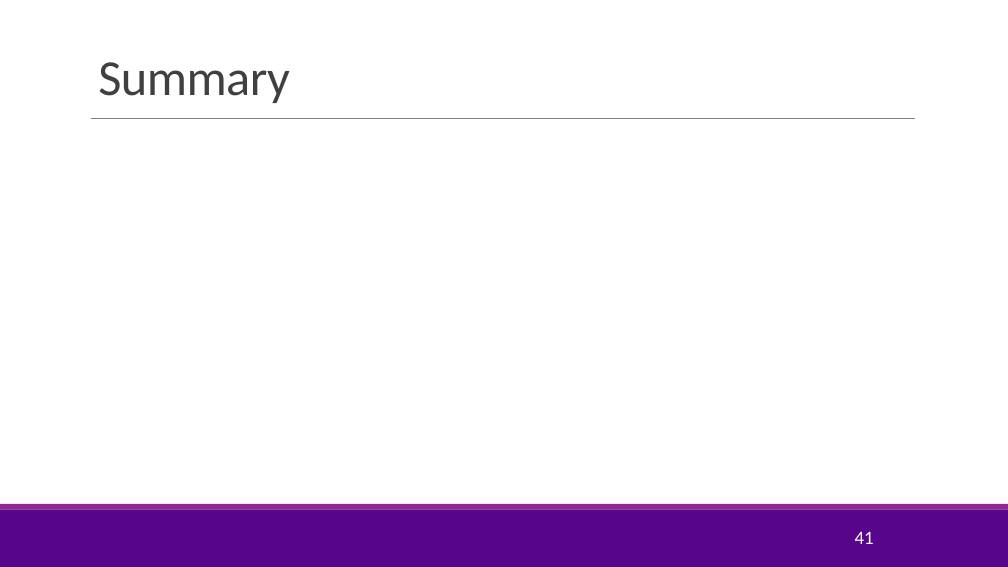
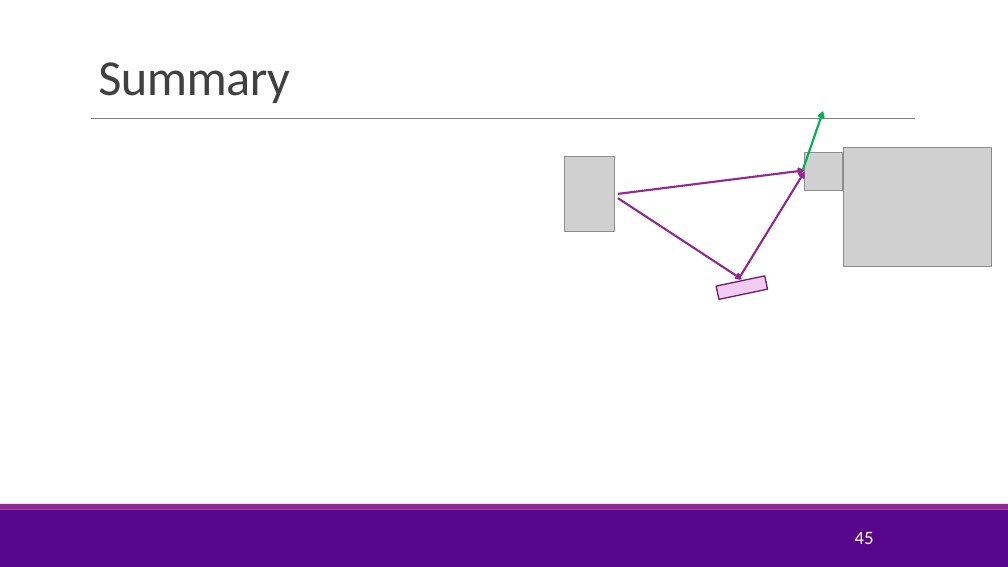
Before and after one commit to sdrangan/wirelesscomm, a slide deck: slide 45 of lectures/Unit03_Fading.pptx (slide 41 before the commit). Drawn at 1008x567 pixels with LibreOffice and Linux fonts; fonts in the diff are those of the drawing; grey boxes stand for pictures; background and template pictures are left out. Boxes give left, top, right and bottom in pixels: in the first picture for what was removed or moved away, otherwise in the second. Text is boxed around its words. In the diff, an @@ line names an element or a change of style, - is before the commit and + after.

```diff
--- a/lectures/Unit03_Fading.pptx
+++ b/lectures/Unit03_Fading.pptx
@@ arrow added from (803, 169) to (823, 111), #00B050 2 pt @@
@@ group added at <box>618,147,991,300</box>: 2 arrows, 1 rectangle, 1 picture @@
@@ picture added at <box>565,157,615,231</box> @@
@@ arrow added from (618, 194) to (805, 170), #92278F 2 pt @@
@@ picture added at <box>805,153,842,191</box> @@
@@ page number at <box>855,532,874,544</box>: text changed @@
-41
+45
```
Also in this commit, not shown: 15 other slides changed, 13 slides added, 6 slides removed, 11 other files.
